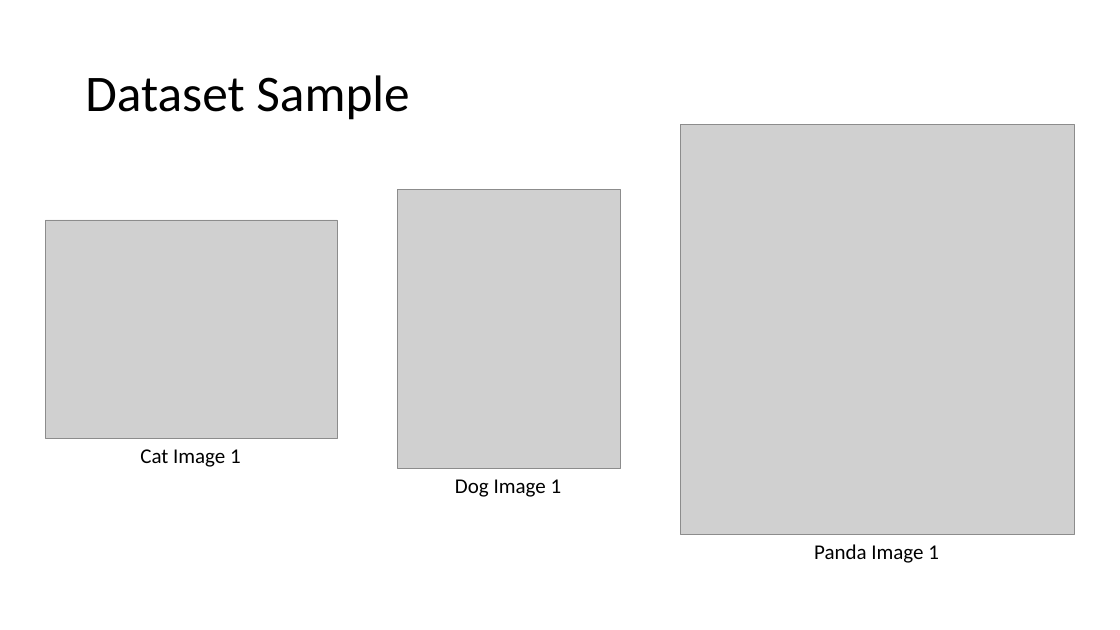
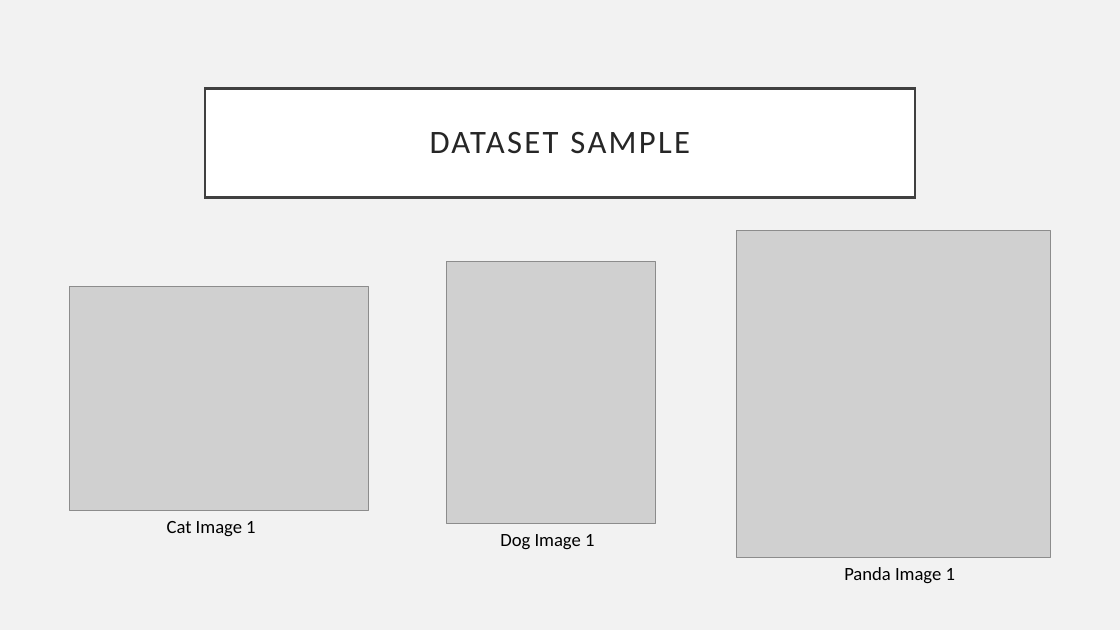
Before and after one commit to EZRA-DVLPR/MachineLearning-Comp542, a slide deck: slide 3 of group_proj/presentations/projPres1.pptx. Drawn at 1120x630 pixels with LibreOffice and Linux fonts; fonts in the diff are those of the drawing; grey boxes stand for pictures. Boxes give left, top, right and bottom in pixels: in the first picture for what was removed or moved away, otherwise in the second. Text is boxed around its words. In the diff, an @@ line names an element or a change of style, - is before the commit and + after.

```diff
--- a/group_proj/presentations/projPres1.pptx
+++ b/group_proj/presentations/projPres1.pptx
@@ background #FFFFFF to #F2F2F2 @@
@@ title "DATASET SAMPLE": place and size @@
-title "DATASET SAMPLE" at <box>85,75,409,120</box>
+title "DATASET SAMPLE" at <box>205,88,915,197</box>
@@ title "DATASET SAMPLE" at <box>205,88,915,197</box>: fill none to #FFFFFF; outline none to #404040 2.5 pt @@
@@ title at <box>430,132,690,154</box>: text changed; size 44 to 28 pt; text colour #000000 to #262626 @@
-Dataset Sample
+DATASET SAMPLE
@@ picture: place and size @@
-picture at <box>681,124,1075,534</box>
+picture at <box>736,230,1050,557</box>
@@ picture: place and size @@
-picture at <box>397,190,620,469</box>
+picture at <box>446,262,655,523</box>
@@ picture: place and size @@
-picture at <box>45,220,337,439</box>
+picture at <box>70,287,369,510</box>
@@ text "Cat Image 1": place and size @@
-text "Cat Image 1" at <box>140,449,241,467</box>
+text "Cat Image 1" at <box>167,521,255,536</box>
@@ size 18 to 16 pt; more space between paragraphs in 3 elements at <box>844,567,955,584</box>, <box>167,521,255,536</box>, <box>500,534,594,549</box> @@
@@ text "Dog Image 1": place and size @@
-text "Dog Image 1" at <box>455,479,562,497</box>
+text "Dog Image 1" at <box>500,534,594,549</box>
@@ text "Panda Image 1": place and size @@
-text "Panda Image 1" at <box>814,544,939,563</box>
+text "Panda Image 1" at <box>844,567,955,584</box>
```
Also in this commit, not shown: 6 other slides changed, 3 other files.
